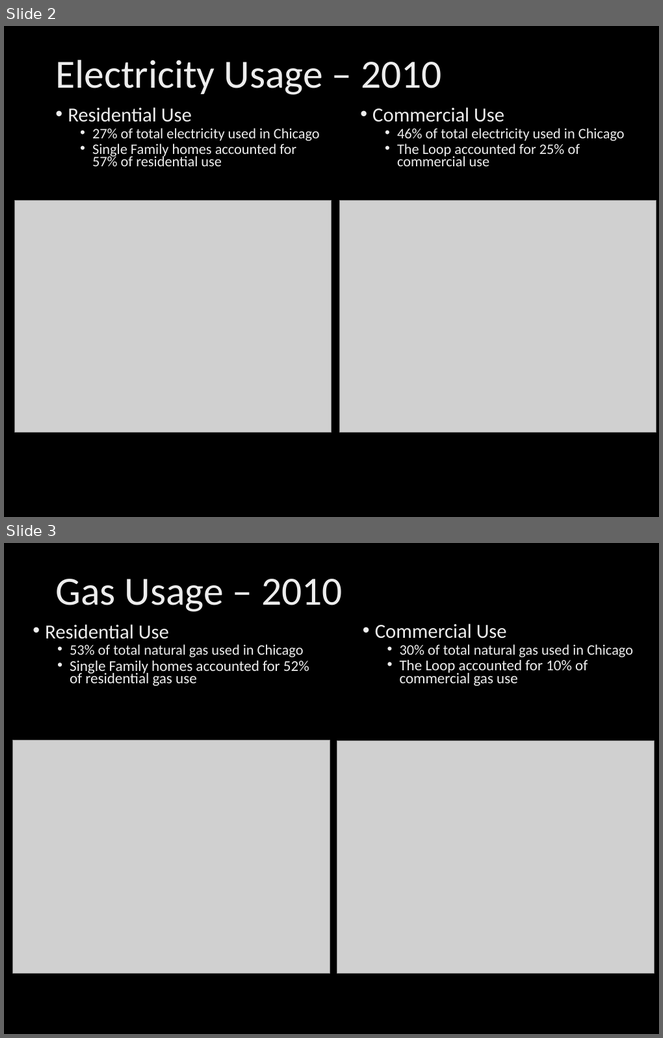
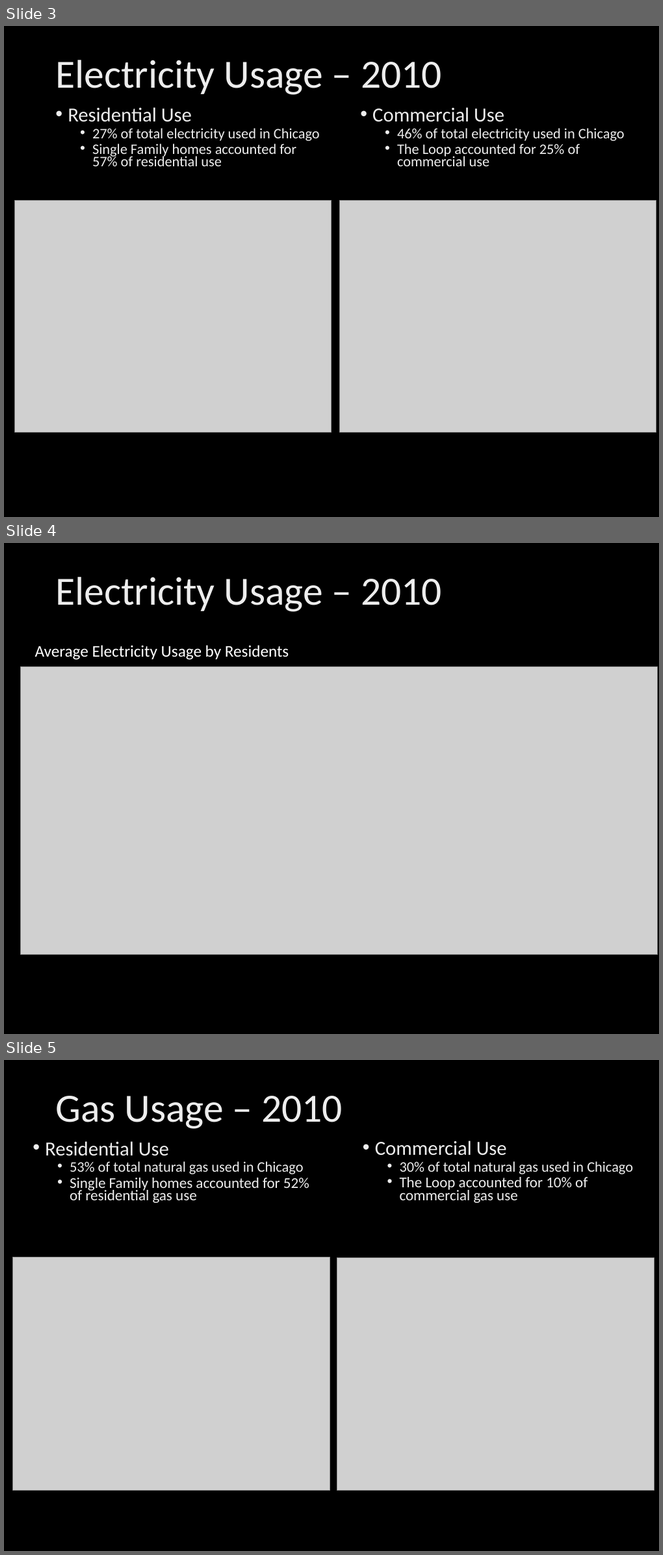
Before and after one commit to byoung11644/Chicago_Energy, a slide deck: Energy ppt.pptx. Shown one above the other, each under a label of ours: slides 2 and 3 before the commit, slides 3, 4 and 5 after it. The pictures are 663x1038 and 663x1555 pixels, drawn with LibreOffice and Linux fonts; fonts in the diff are those of the drawing; grey boxes stand for pictures; background and template pictures are left out. Boxes give left, top, right and bottom in pixels: in the first picture for what was removed or moved away, otherwise in the second. Text is boxed around its words. In the diff, an @@ line names an element or a change of style, - is before the commit and + after.

```diff
--- a/Energy ppt.pptx
+++ b/Energy ppt.pptx
@@ slide 4 added at (x1=4, y1=543, x2=659, y2=1034), background picture (left out) @@
@@ title added at (x1=55, y1=577, x2=442, y2=612), 44 pt, text gradient #BFBFBF to #EDEDED to #FFFFFF @@
+Electricity Usage – 2010
@@ text added at (x1=35, y1=645, x2=289, y2=660), 18 pt, text #FFFFFF @@
+Average Electricity Usage by Residents
@@ picture added at (x1=20, y1=667, x2=658, y2=954) @@
@@ what was slide 2 is now slide 3 @@
@@ what was slide 3 is now slide 5 @@
```
Also in this commit, not shown: 3 slides changed, 6 other slides added, 1 slide removed, 1 other file.
